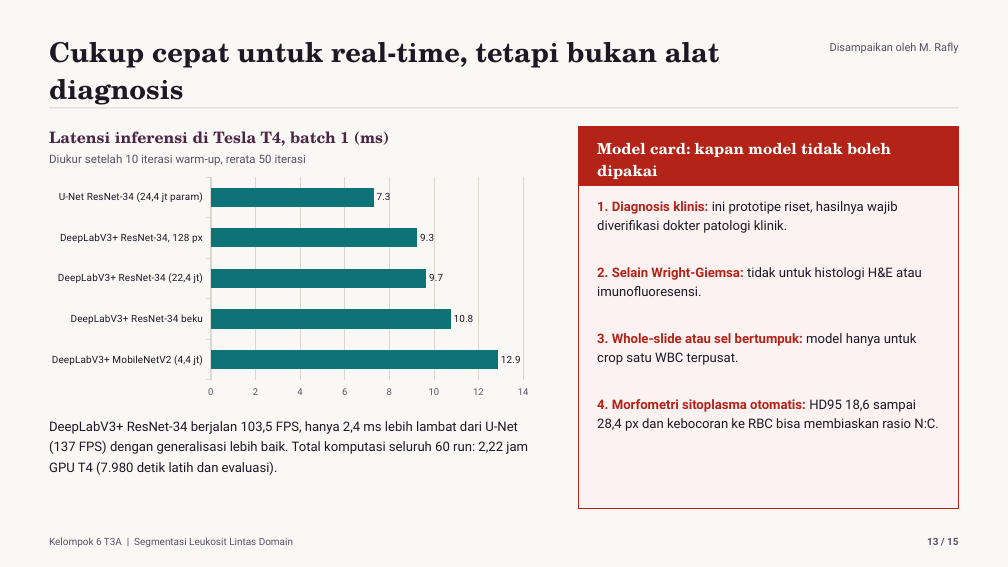
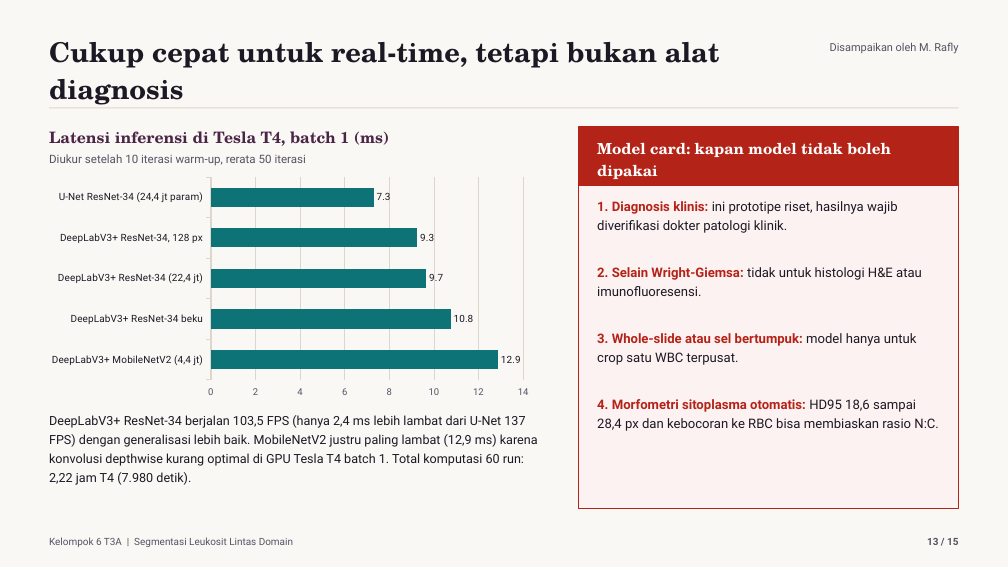
Before and after one commit to attaramadhani/UAS-DL-Kelompok6-T3A-WBC-DomainShift, a slide deck: slide 13 of docs/Presentasi_UAS_DL_Kelompok6_T3A_Redesigned.pptx. Drawn at 1008x567 pixels with LibreOffice and Linux fonts; fonts in the diff are those of the drawing. Boxes give left, top, right and bottom in pixels: in the first picture for what was removed or moved away, otherwise in the second. Text is boxed around its words. In the diff, an @@ line names an element or a change of style, - is before the commit and + after.

```diff
--- a/docs/Presentasi_UAS_DL_Kelompok6_T3A_Redesigned.pptx
+++ b/docs/Presentasi_UAS_DL_Kelompok6_T3A_Redesigned.pptx
@@ text at [49, 415, 538, 485]: text changed; size 12.5 to 12 pt @@
-DeepLabV3+ ResNet-34 berjalan 103,5 FPS, hanya 2,4 ms lebih lambat dari U-Net (137 FPS) dengan generalisasi lebih baik. Total komputasi seluruh 60 run: 2,22 jam GPU T4 (7.980 detik latih dan evaluasi).
+DeepLabV3+ ResNet-34 berjalan 103,5 FPS (hanya 2,4 ms lebih lambat dari U-Net 137 FPS) dengan generalisasi lebih baik. MobileNetV2 justru paling lambat (12,9 ms) karena konvolusi depthwise kurang optimal di GPU Tesla T4 batch 1. Total komputasi 60 run: 2,22 jam T4 (7.980 detik).
```
Also in this commit, not shown: 6 other slides changed.
